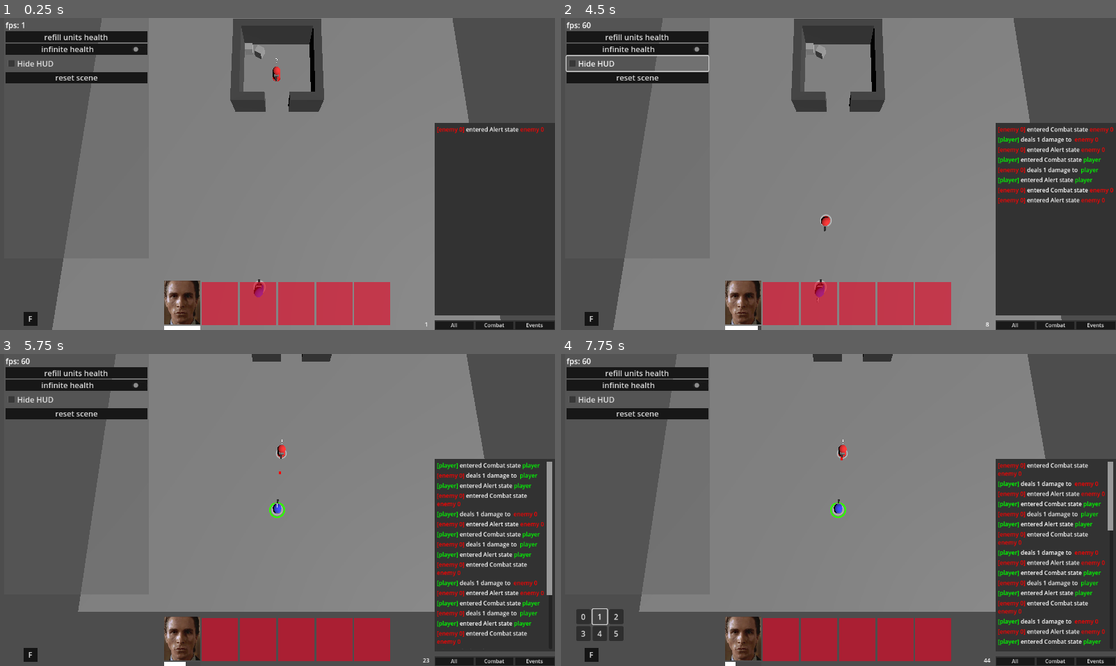
Above: before the commit, frames 1-4 (two rows, left to right).
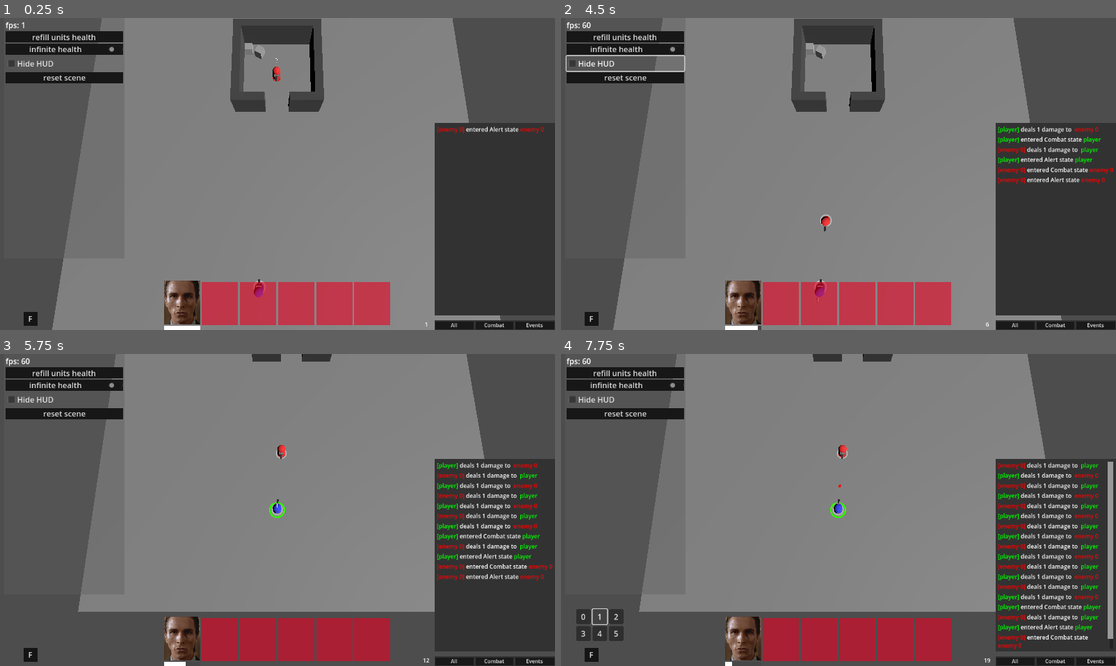
Above: after the commit, the same moments.

Repository: AAncapo/godot-rtwp
Game: Godot game, scene res://world.tscn
Same seed, same stepped clock (60 frames per second), same inputs: the game is played once before the commit and once after it.
Inputs (mouse positions are in pixels of both pictures, inside the frame that each line leads up to):
- Up to frame 1 (0.25 s): no input
- Up to frame 2 (4.5 s): click "refill units health" at 0.5 s; click "infinite health" at 1.25 s; click "Hide HUD" at 2 s; click "refill units health" at 2.75 s; click "infinite health" at 3.5 s; click "Hide HUD" at 4.25 s
- Up to frame 3 (5.75 s): click (183, 637) at 5 s
- Up to frame 4 (7.75 s): click "F" at 5.75 s; click "0" at 6.5 s; click "1" at 7.25 s

The runs differ from the first frame. In frame 1, 0.9% of the frame differs, in the area x 5-27%, y 4-21%; in frame 2, 2.3%; in frame 3, 4.6%; in frame 4, 6.3%, in the area x 5-100%, y 4-100%.

Commit message:
Added combat functionalities
# characters move away from target if its too close from safe_dist (needs to check if position is reachable)
# removed follow-state

Diff:
--- a/characters/ai/state_machine/state_combat.gd
+++ b/characters/ai/state_machine/state_combat.gd
@@ -4,6 +4,8 @@
 var wait_time:float
 
 func enter():
+	randomize()
+
 	mov.move_speed = _char.walk_spd
 	_char.safe_dist = _char.optimal_hr
 
@@ -40,7 +42,14 @@
 		# rotate towards current target if no new targetpos
 		mov.rotate_to(target_char.position,delta)
 		if target_pos == Vector3.ZERO:
-			mov.move_to(target_char.position)
+			## move away from target if its too close ##
+			var dist: float = (_char.global_position - target_char.global_position).length()
+			if dist < _char.safe_dist - 0.5:
+				## TODO: check if position is reachable for mov.agent ##
+				var safe_pos: Vector3 = _char.global_position + (_char.transform.basis.z * 10.0)
+				mov.move_to(safe_pos, false)
+			else:
+				mov.move_to(target_char.position, true)
 		else:
 			# if new targetpos
 			# keep looking at target until is not inside hit_range or visible
@@ -48,6 +57,13 @@
 			if _char.at_range_from(target_char) && da.is_inside_fov(target_char):
 				rotate = false
 			else:
+				target_char = null
 				rotate = true
 				changed.emit('move')
 			mov.move_to(target_pos, rotate)
+
+
+func get_random_dir(start_pos:Vector3):
+	var __range:float = randf_range(-1.0,1.0)
+	var rdir:Vector3 = Vector3(__range,start_pos.y,__range)
+	return (rdir-start_pos).normalized()
--- a/characters/ai/state_machine/state_move.gd
+++ b/characters/ai/state_machine/state_move.gd
@@ -6,3 +6,8 @@
 	_char.safe_dist = _char.base_safe_dist
 
 	mov.move_to(target_pos)
+
+
+func update(_delta:float):
+	if mov.has_reached_target():
+		changed.emit('idle')
--- a/characters/char_ai.gd
+++ b/characters/char_ai.gd
@@ -54,18 +54,16 @@
 
 func _on_character_target_updated(new_target, force_to:bool):
 	if new_target is CollisionObject3D:
+		if new_target == target_char:
+			return
 		#if player dbl_clck run&gun is disabled
 		rungun = !force_to
 		target_char = new_target
 
 		if !_char.is_enemy(new_target):
-			stateMachine.current_state.changed.emit('interact')  #or interact idk
+			stateMachine.current_state.changed.emit('interact')
 		else:
-			#at_range?
-			if _char.at_range_from(new_target):
-				stateMachine.current_state.changed.emit('alert') #is_inside_fov?
-			else:
-				stateMachine.current_state.changed.emit('follow')
+			stateMachine.current_state.changed.emit('alert')
 
 	## the new target is a position vector
 	if new_target is Vector3:
--- a/characters/character.tscn
+++ b/characters/character.tscn
@@ -9,7 +9,6 @@
 [ext_resource type="Animation" uid="uid://dh8cw5r37xl02" path="res://animations/charactersshow_selection.tres" id="6_32ix8"]
 [ext_resource type="Script" path="res://characters/ai/state_machine/state_idle.gd" id="6_u3bst"]
 [ext_resource type="Texture2D" uid="uid://j5ijg0glnqjo" path="res://selection_circle.png" id="7_ahfrc"]
-[ext_resource type="Script" path="res://characters/ai/state_machine/state_follow.gd" id="7_ia2ka"]
 [ext_resource type="Script" path="res://characters/ai/state_machine/state_combat.gd" id="8_ge4kv"]
 [ext_resource type="Script" path="res://characters/char_gui.gd" id="8_vg2pr"]
 [ext_resource type="Script" path="res://characters/ai/state_machine/state_interact.gd" id="9_gp2p5"]
@@ -117,9 +116,6 @@
 
 [node name="Wander" type="Node" parent="CharacterAI/StateMachine"]
 script = ExtResource("6_2qkc5")
-
-[node name="Follow" type="Node" parent="CharacterAI/StateMachine"]
-script = ExtResource("7_ia2ka")
 
 [node name="Alert" type="Node" parent="CharacterAI/StateMachine"]
 script = ExtResource("10_qlmcx")
--- a/ui/hud/hud.tscn
+++ b/ui/hud/hud.tscn
@@ -40,7 +40,7 @@
 script = ExtResource("1_awdab")
 
 [node name="Paused" type="ColorRect" parent="."]
-custom_minimum_size = Vector2(160, 40)
+custom_minimum_size = Vector2(180, 40)
 layout_mode = 1
 anchors_preset = -1
 anchor_left = 0.5
--- a/world.tscn
+++ b/world.tscn
@@ -68,11 +68,11 @@
 
 [node name="debug_console" type="Control" parent="."]
 process_mode = 3
-custom_minimum_size = Vector2(300, 500)
+custom_minimum_size = Vector2(250, 500)
 layout_mode = 3
 anchors_preset = 0
 offset_left = 10.0
-offset_right = 310.0
+offset_right = 260.0
 offset_bottom = 500.0
 script = ExtResource("13_t22yu")
 
Not shown: 1 places in characters/character.tscn that only renumber resources
